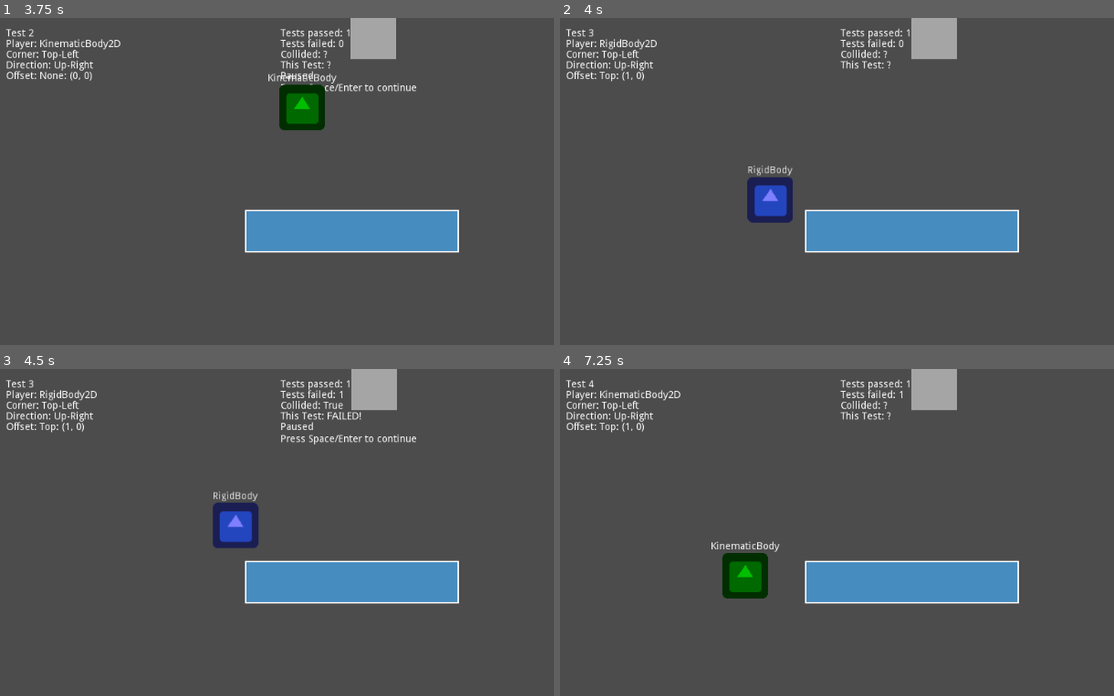
Above: before the commit, frames 1-4 (two rows, left to right).
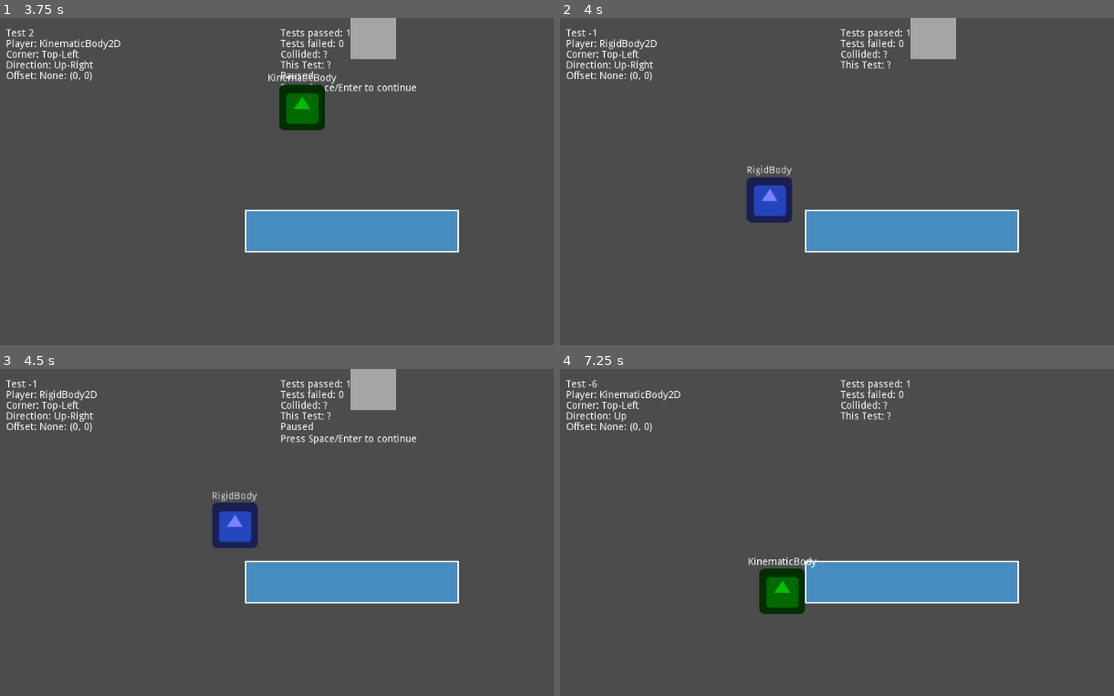
Above: after the commit, the same moments.

Repository: madmiraal/godot-gym
Game: Godot game, scene res://Menu.tscn
The game is run twice, just before and just after one commit, with the same random seed, the same clock (stepped at 60 frames per second) and the same inputs. The engine's default icon, where the game draws it, is replaced by a stand-in: a white triangle on a blue panel in a dark square.
Inputs:
- Up to frame 1 (3.75 s): click "One-Way Corner Grip Tests" at 0.5 s; tap Enter (ui_accept) at 1.25, 2.1, 2.27, 2.57, 3.6 s; hold Enter (ui_accept) 1.28-2.03 s; tap Space at 2.75, 3.5 s; hold Enter (ui_accept) 2.78-3.53 s
- Up to frame 2 (4 s): tap Enter (ui_accept) at 3.77 s
- Up to frame 3 (4.5 s): tap Enter (ui_accept) at 4.07 s; tap Space at 4.25 s; hold Enter (ui_accept) from 4.28 s (still down)
- Up to frame 4 (7.25 s): tap Space at 5, 5.75 s; release Enter (ui_accept) at 5.03 s; tap Enter (ui_accept) at 5.1, 5.27, 5.57, 6.6, 6.77, 7.07 s; hold Enter (ui_accept) 5.78-6.53 s

Frame 1 is identical in both runs. In frame 2, 0.4% of the frame differs, in the area x 5-72%, y 0-62%; in frame 3, 0.5%; in frame 4, 3.6%, in the area x 5-72%, y 0-75%.

Commit message:
Restart Corner Grip Test if not completed when unpausing

Diff:
--- a/TestBodyMotionTests/Corner Grip Tests.gd
+++ b/TestBodyMotionTests/Corner Grip Tests.gd
@@ -25,9 +25,9 @@
 var offset_code
 var offset
 var should_collide
-var collided = false
 var paused = false
-var complete = false
+var test_complete = false
+var all_complete = false
 
 onready var platform_position = $Platform.position
 onready var platform_width = $Platform/CollisionShape2D.shape.extents.x
@@ -36,7 +36,7 @@
 
 func _input(event):
 	if event.is_action_pressed("ui_accept"):
-		if complete:
+		if all_complete:
 			restart()
 		else:
 			pause(!paused)
@@ -49,7 +49,7 @@
 	restart()
 
 func restart():
-	complete = false
+	all_complete = false
 	test_id = 0
 	if $"Corner Grip Test Data":
 		$"Corner Grip Test Data".restart()
@@ -217,7 +217,7 @@
 	start_test()
 
 func tests_complete():
-	complete = true
+	all_complete = true
 	$Timer.stop()
 	if $"Corner Grip Test Data":
 		$"Corner Grip Test Data".tests_complete()
@@ -230,20 +230,25 @@
 	player.linear_velocity = Vector2()
 	if player is RigidBody2D:
 		player.angular_velocity = 0
+	if on:
+		if not test_complete:
+			test_id -= 1
 
 func end_test():
 	player.free()
 	target.free()
-	collided = false
+	test_complete = false
 
 func _on_body_collided(body):
-	collided = true
-	update_test_result(should_collide, true)
-	if not should_collide and stop_on_failure:
-		pause(true)
+	if not test_complete:
+		test_complete = true
+		update_test_result(should_collide, true)
+		if not should_collide and stop_on_failure:
+			pause(true)
 
 func _on_target_collided():
-	if not collided:
+	if not test_complete:
+		test_complete = true
 		update_test_result(!should_collide, false)
 		if should_collide and stop_on_failure:
 			pause(true)
